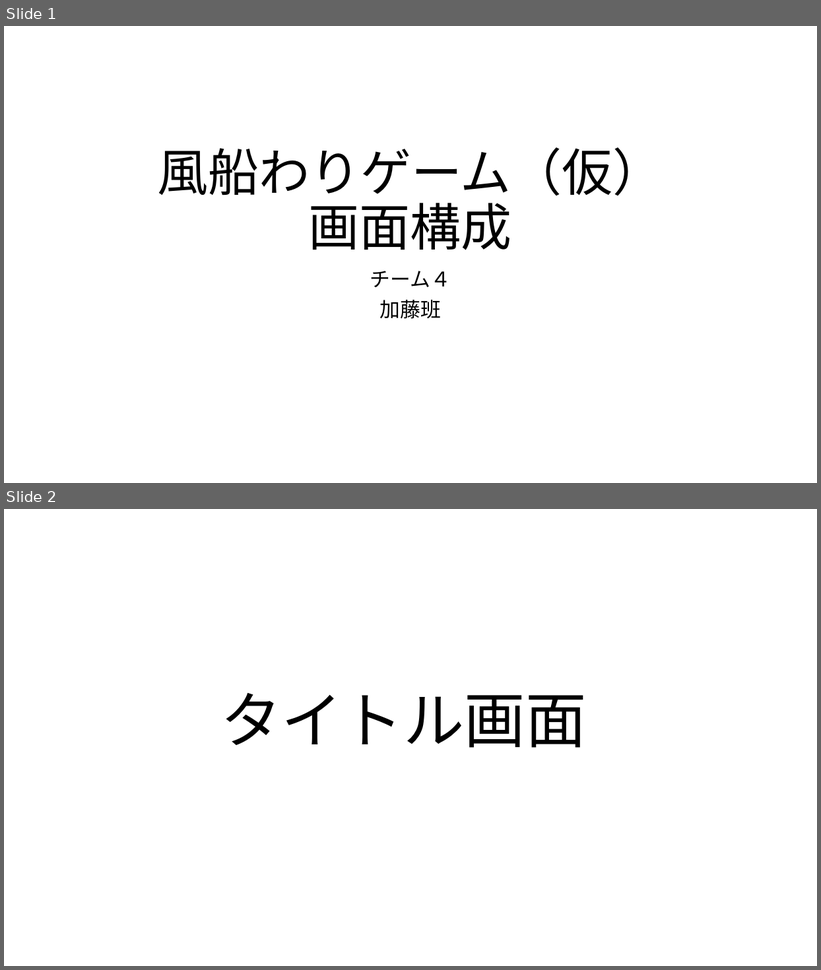
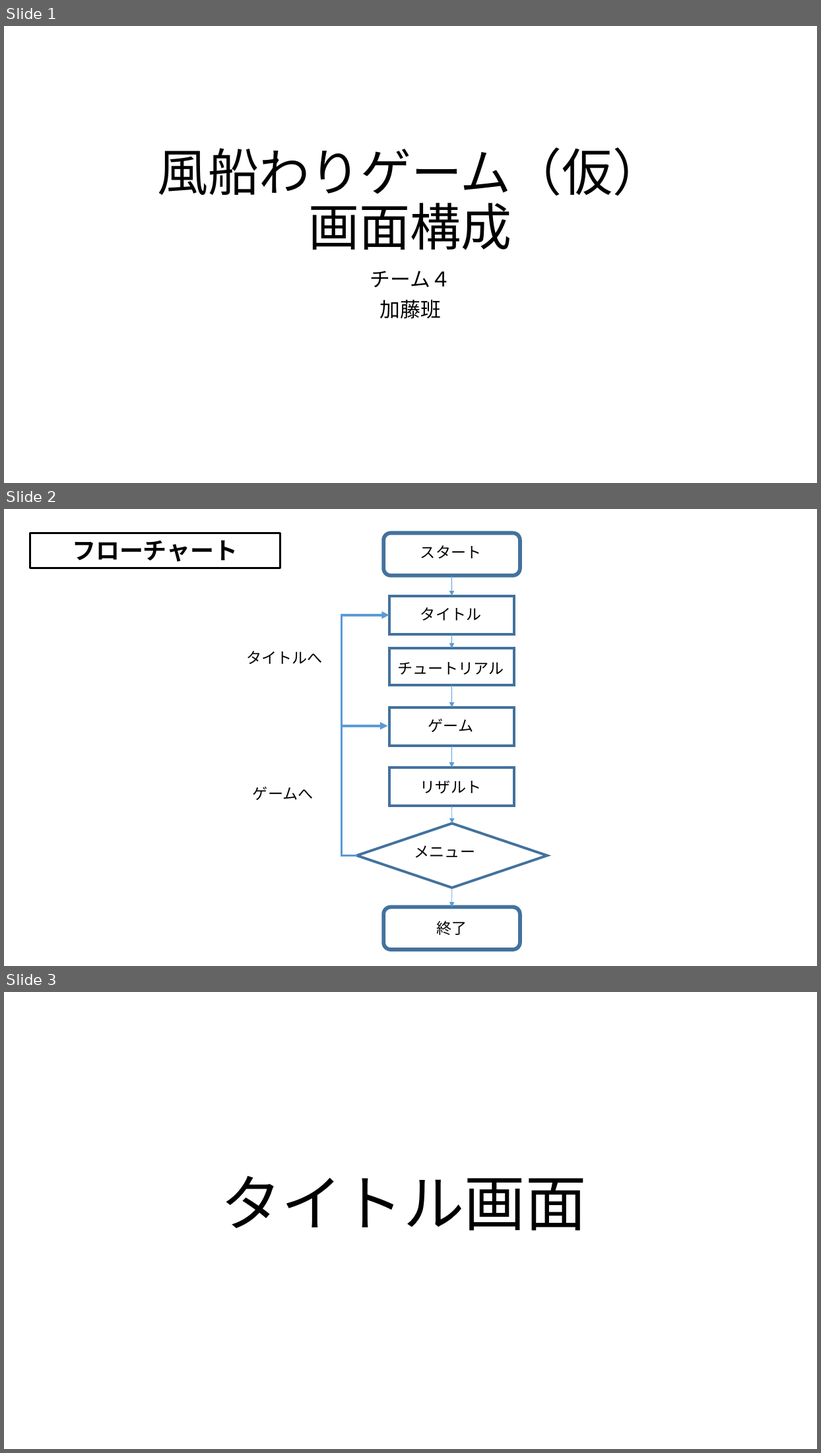
Before and after one commit to MizukiKato0416/sotsugyou_time_kato, a slide deck: 卒業制作_風船わりゲーム（仮）.pptx. Shown one above the other, each under a label of ours: slides 1 and 2 before the commit, slides 1, 2 and 3 after it. The pictures are 821x970 and 821x1453 pixels, drawn with LibreOffice and Linux fonts; fonts in the diff are those of the drawing. Boxes give left, top, right and bottom in pixels: in the first picture for what was removed or moved away, otherwise in the second. Text is boxed around its words. In the diff, an @@ line names an element or a change of style, - is before the commit and + after.

```diff
--- a/卒業制作_風船わりゲーム（仮）.pptx
+++ b/卒業制作_風船わりゲーム（仮）.pptx
@@ slide 2 added at (4,509,817,966), background #FFFFFF @@
@@ rectangle added at (30,533,280,568), outline #000000 2.25 pt, 28 pt, text #000000, bold @@
+フローチャート
@@ rounded rectangle added at (384,533,520,576), outline #43739E 4.5 pt @@
@@ text added at (420,545,481,559), 18 pt, text #000000 @@
+スタート
@@ arrow added from (451, 576) to (451, 596), #5B9BD5 0.5 pt @@
@@ rectangle added at (389,596,515,634), outline #43739E 3 pt @@
@@ text added at (420,607,481,621), 18 pt, text #000000 @@
+タイトル
@@ elbow arrow added from (357, 856) to (389, 615), #5B9BD5 3 pt @@
@@ arrow added from (451, 634) to (451, 648), #5B9BD5 0.5 pt @@
@@ text added at (246,651,322,664), 18 pt, text #000000 @@
+タイトルへ
@@ rectangle added at (389,648,515,685), outline #43739E 3 pt @@
@@ text added at (397,662,504,675), 18 pt, text #000000 @@
+チュートリアル
@@ arrow added from (451, 685) to (451, 708), #5B9BD5 0.5 pt @@
@@ elbow arrow added from (357, 856) to (387, 726), #5B9BD5 3 pt @@
@@ rectangle added at (389,708,515,747), outline #43739E 3 pt @@
@@ text added at (428,719,474,732), 18 pt, text #000000 @@
+ゲーム
@@ arrow added from (451, 746) to (451, 768), #5B9BD5 0.5 pt @@
@@ rectangle added at (389,768,515,806), outline #43739E 3 pt @@
@@ text added at (420,780,481,794), 18 pt, text #000000 @@
+リザルト
@@ text added at (253,787,314,800), 18 pt, text #000000 @@
+ゲームへ
@@ diamond added at (357,824,547,889), outline #43739E 3 pt @@
@@ arrow added from (451, 806) to (452, 824), #5B9BD5 0.5 pt @@
@@ text added at (415,846,475,858), 18 pt, text #000000 @@
+メニュー
@@ arrow added from (452, 888) to (451, 908), #5B9BD5 0.5 pt @@
@@ rounded rectangle added at (384,908,520,950), outline #43739E 4.5 pt @@
@@ text added at (436,921,467,935), 18 pt, text #000000 @@
+終了
@@ what was slide 2 is now slide 3 @@
```
Also in this commit, not shown: 4 slides changed, 2 other slides added, 1 other file.
